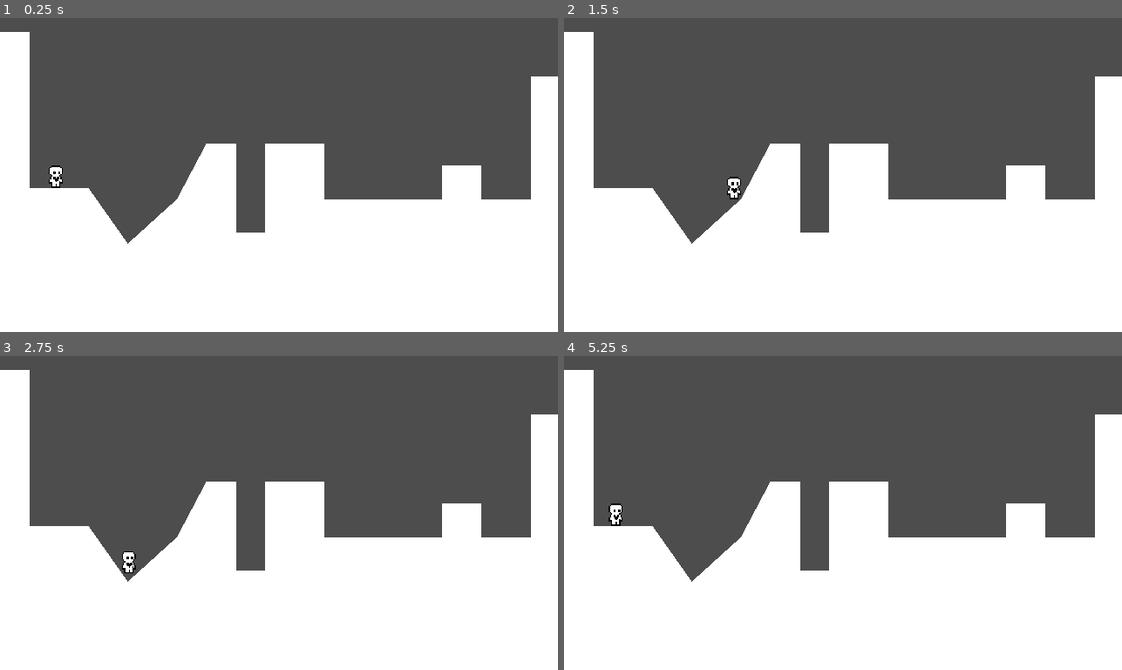
Above: before the commit, frames 1-4 (two rows, left to right).
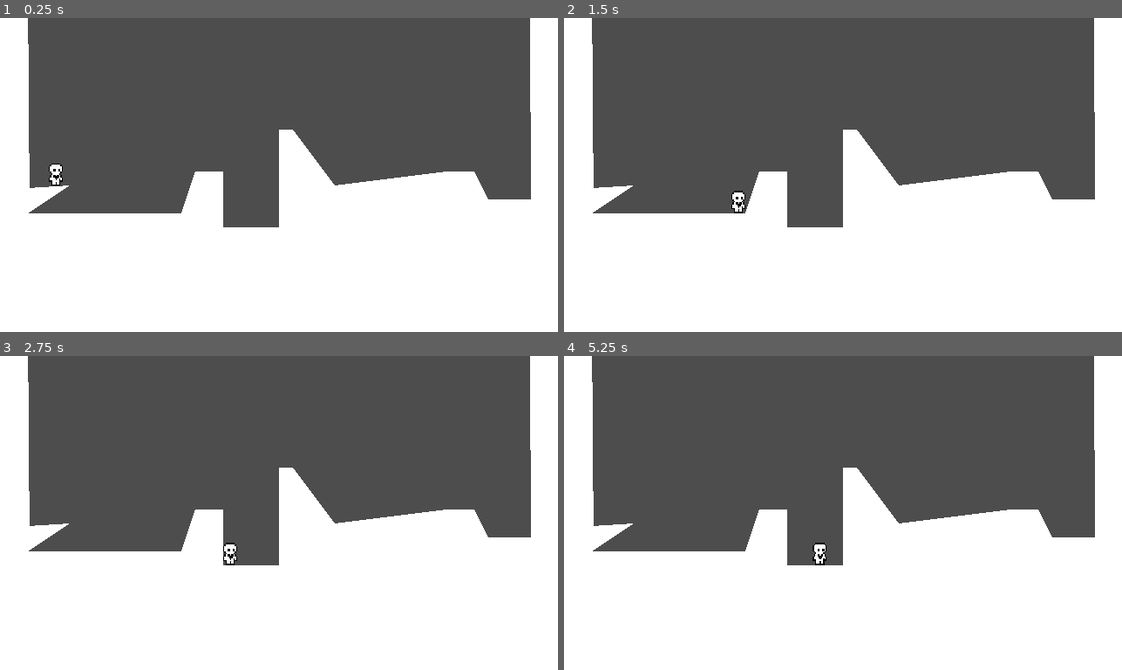
Above: after the commit, the same moments.

Repository: xachan/HeartPlatformer
Game: Godot game, scene res://world.tscn
Same seed, same stepped clock (60 frames per second), same inputs: the game is played once before the commit and once after it.
Inputs:
- Up to frame 1 (0.25 s): no input
- Up to frame 2 (1.5 s): tap Enter (ui_accept) at 0.5, 0.77 s; hold Right (ui_right) from 0.53 s (still down)
- Up to frame 3 (2.75 s): tap Enter (ui_accept) at 1.52 s; release Right (ui_right) at 2.03 s; hold Left (ui_left) from 2.03 s (still down)
- Up to frame 4 (5.25 s): tap Enter (ui_accept) at 2.75, 3.02, 3.5, 3.77, 4.52 s; release Left (ui_left) at 2.78 s; hold Right (ui_right) 2.78-4.28 s; hold Left (ui_left) 4.28-5.03 s; hold Right (ui_right) from 5.03 s (still down)

The runs differ from the first frame. In frame 1, 6.4% of the frame differs, in the area x 0-100%, y 0-72%; in frame 2, 6.5%; in frame 3, 6.2%; in frame 4, 6.7%.

Commit message:
P2 Start 2:06

Diff:
--- a/player.gd
+++ b/player.gd
@@ -7,6 +7,8 @@
 
 var gravity = ProjectSettings.get_setting("physics/2d/default_gravity")
 
+@onready var animated_sprite_2d = $AnimatedSprite2D
+@onready var coyote_jump_timer = $CoyoteJumpTimer
 
 func _physics_process(delta):
 	apply_gravity(delta)
--- a/player.tscn
+++ b/player.tscn
@@ -90,7 +90,11 @@
 shape = SubResource("RectangleShape2D_tcgtb")
 
 [node name="AnimatedSprite2D" type="AnimatedSprite2D" parent="."]
-position = Vector2(-2.84217e-14, -8)
+position = Vector2(-1.69407e-21, -8)
 scale = Vector2(0.666667, 0.8)
 sprite_frames = SubResource("SpriteFrames_3qelg")
 animation = &"idle"
+
+[node name="CoyoteJumpTimer" type="Timer" parent="."]
+wait_time = 0.02
+one_shot = true
--- a/world.tscn
+++ b/world.tscn
@@ -11,7 +11,7 @@
 [node name="CollisionPolygon2D" type="CollisionPolygon2D" parent="StaticBody2D"]
 position = Vector2(0, 8)
 scale = Vector2(0.704697, 0.798583)
-polygon = PackedVector2Array(0, 0, 24, 0, 24, 112, 72, 112, 104, 152, 144, 120, 168, 80, 192, 80, 192, 144, 216, 144, 216, 80, 264, 80, 264, 120, 320, 120, 360, 120, 360, 96, 392, 96, 392, 120, 432, 120, 432, 32, 456, 32, 456, 120, 456, 224, 0, 224)
+polygon = PackedVector2Array(0, -30.0532, 22.7048, -30.0532, 24, 112, 56.762, 110.195, 22.7048, 130.231, 147.581, 130.231, 158.934, 100.177, 181.638, 100.177, 181.638, 140.248, 227.048, 140.248, 227.048, 70.1242, 238.4, 70.1242, 272.458, 110.195, 363.277, 100.177, 385.981, 100.177, 397.334, 120.213, 432, 120, 431.391, -30.0532, 454.096, -30.0532, 456, 120, 456, 224, 0, 224)
 
 [node name="Polygon2D" type="Polygon2D" parent="StaticBody2D/CollisionPolygon2D"]
 
